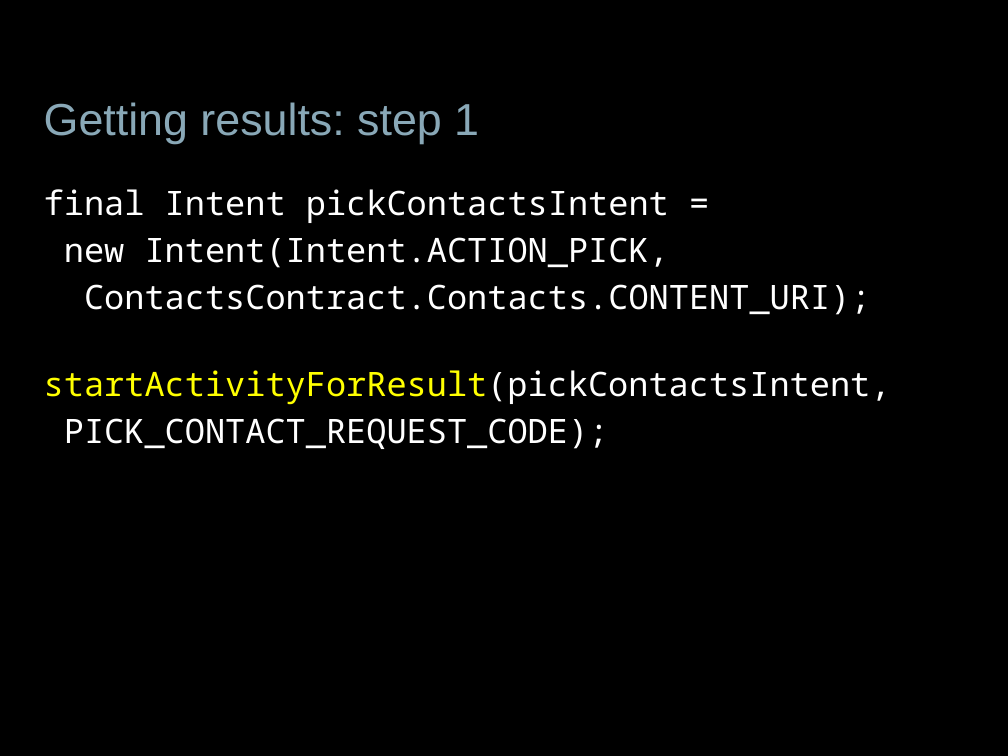
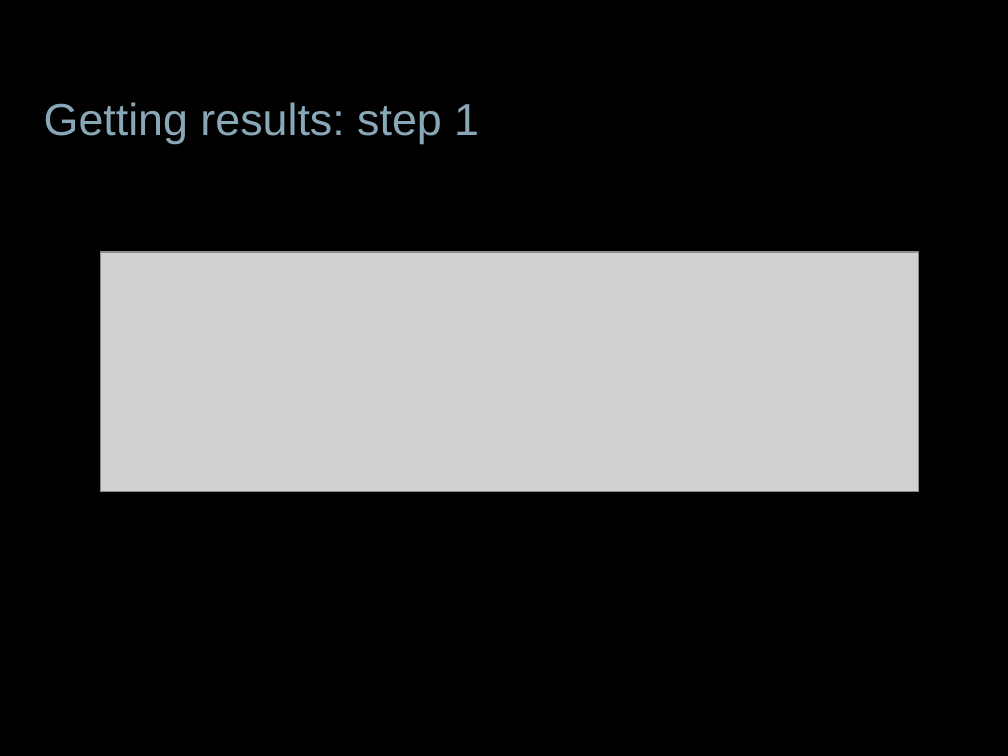
Before and after one commit to jessitron/Tronsmit, a slide deck: slide 13 of presentations/DevTeach-Intents.pptx (slide 11 before the commit). Drawn at 1008x756 pixels with LibreOffice and Linux fonts; fonts in the diff are those of the drawing; grey boxes stand for pictures; background and template pictures are left out. Boxes give left, top, right and bottom in pixels: in the first picture for what was removed or moved away, otherwise in the second. Text is boxed around its words. In the diff, an @@ line names an element or a change of style, - is before the commit and + after.

```diff
--- a/presentations/DevTeach-Intents.pptx
+++ b/presentations/DevTeach-Intents.pptx
@@ text removed at [44, 189, 891, 449] @@
-final Intent pickContactsIntent =
-new Intent(Intent.ACTION_PICK,
-ContactsContract.Contacts.CONTENT_URI);
-startActivityForResult(pickContactsIntent,
-PICK_CONTACT_REQUEST_CODE);
@@ picture added at [101, 252, 918, 492] @@
```
Also in this commit, not shown: 12 other slides changed, 13 slides added, 1 slide removed, 3 other files.
